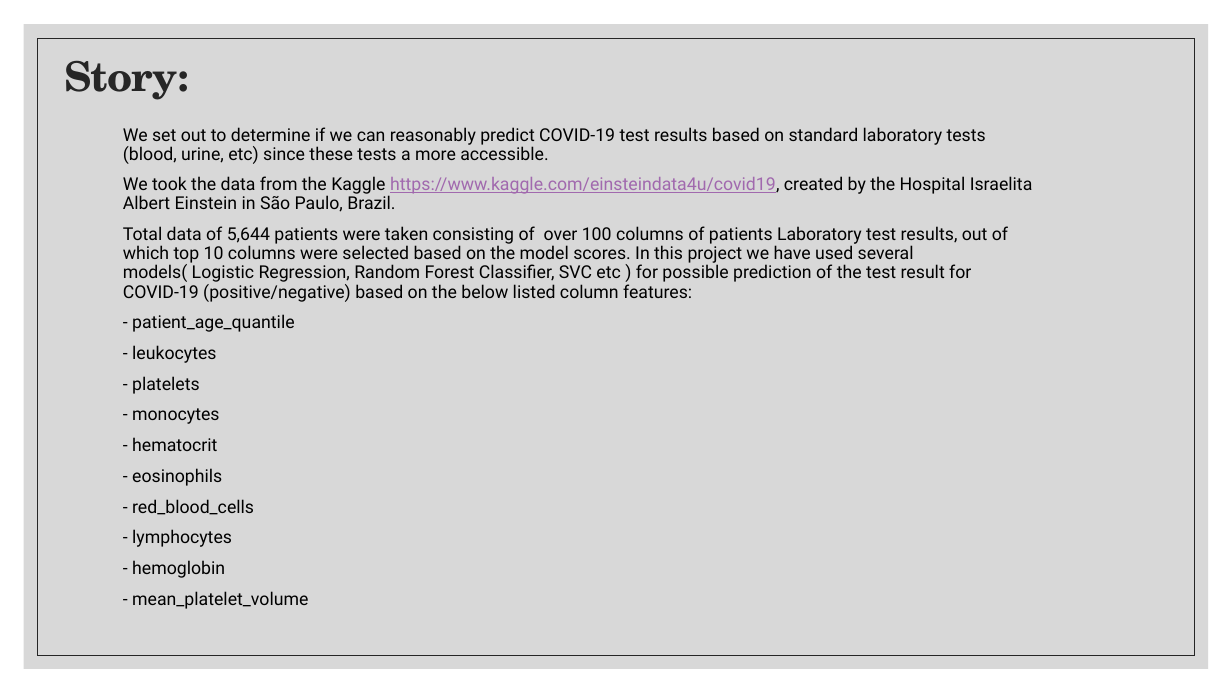
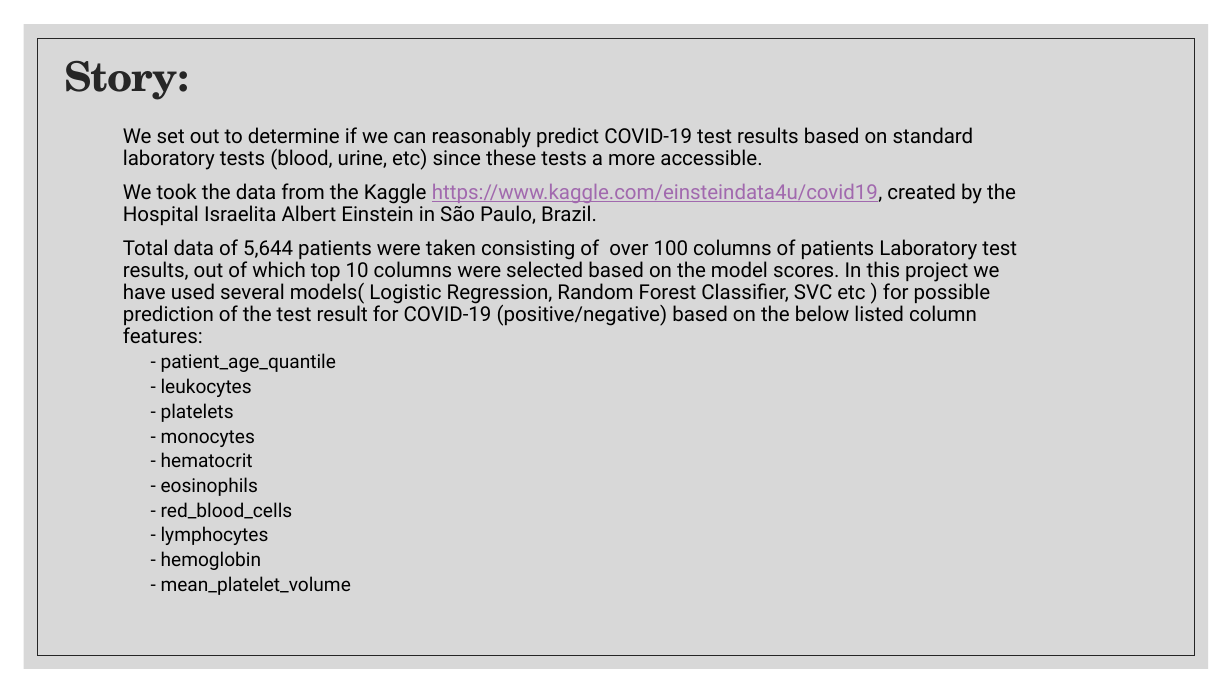
Before and after one commit to alexisperumal/ucsd_data_science_final_project, a slide deck: slide 3 of Presentation/Project_3_COVID19_MLModels_LabTests_Presentation.pptx. Drawn at 1232x693 pixels with LibreOffice and Linux fonts; fonts in the diff are those of the drawing. Boxes give left, top, right and bottom in pixels: in the first picture for what was removed or moved away, otherwise in the second. Text is boxed around its words. In the diff, an @@ line names an element or a change of style, - is before the commit and + after.

```diff
--- a/Presentation/Project_3_COVID19_MLModels_LabTests_Presentation.pptx
+++ b/Presentation/Project_3_COVID19_MLModels_LabTests_Presentation.pptx
@@ text "We set out to determine ..." at [123, 127, 1017, 595]: size 13.8 to 16 pt in "We set out to determine if we ...", "We took the data from the Kaggle ...", "Total data of 5,644 patients were taken ..."; size 13.8 to 14.9 pt in "- patient_age_quantile", "- leukocytes", "- platelets", "- monocytes" and 6 more places; list level 1 to 2 in "- patient_age_quantile"; line spacing 0.9 to 0.8; list level 1 to 2 in "- leukocytes"; list level 1 to 2 in "- platelets"; list level 1 to 2 in "- monocytes"; list level 1 to 2 in "- hematocrit"; list level 1 to 2 in "- eosinophils"; list level 1 to 2 in "- red_blood_cells"; list level 1 to 2 in "- lymphocytes"; list level 1 to 2 in "- hemoglobin"; list level 1 to 2 in "- mean_platelet_volume" @@
```
Also in this commit, not shown: 1 other slide changed.
